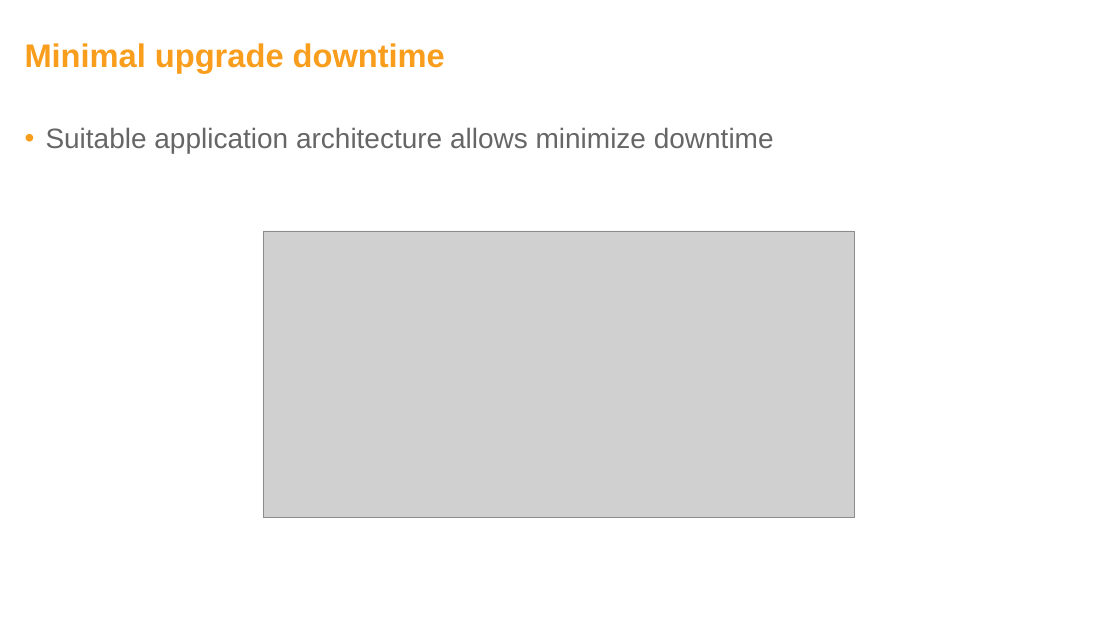
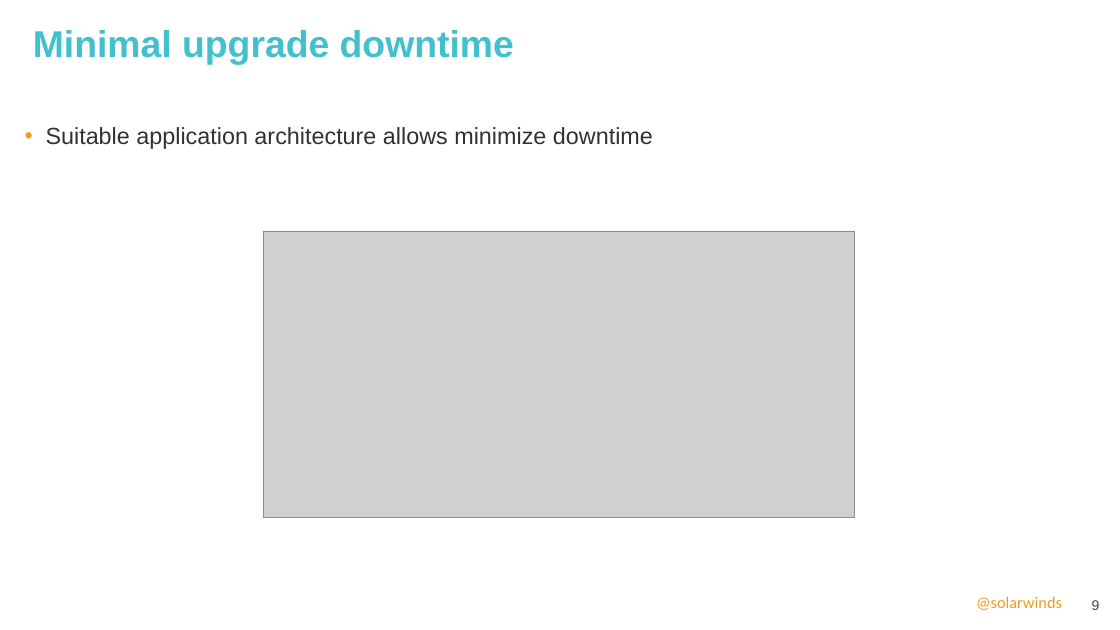
Before and after one commit to ivoklimsa/DockerVSB, a slide deck: slide 9 of ppt/DockerWorkshopVSB.pptx. Drawn at 1120x630 pixels with LibreOffice and Linux fonts; fonts in the diff are those of the drawing; grey boxes stand for pictures; background and template pictures are left out. Boxes give left, top, right and bottom in pixels: in the first picture for what was removed or moved away, otherwise in the second. Text is boxed around its words. In the diff, an @@ line names an element or a change of style, - is before the commit and + after.

```diff
--- a/ppt/DockerWorkshopVSB.pptx
+++ b/ppt/DockerWorkshopVSB.pptx
@@ title "Minimal upgrade downtime": place and size @@
-title "Minimal upgrade downtime" at [25,43,445,73]
+title "Minimal upgrade downtime" at [33,30,514,65]
@@ title "Minimal upgrade downtime" at [33,30,514,65]: size 28 to 32 pt, text colour #F99D1C to #42C0CE @@
@@ text "Suitable application architecture allows minimize ..." at [46,127,653,149]: size 24 to 20 pt, text colour #666666 to #323233; more space between paragraphs; bullet colour #F99D1C to #F49B1C @@
@@ text added at [976,596,1062,610], 14 pt, text #F49B1C @@
+@solarwinds
@@ page number added at [1092,600,1100,610], 12 pt, text #434344 @@
+9
```
Also in this commit, not shown: 14 other slides changed, 1 slide added, 5 other files.
